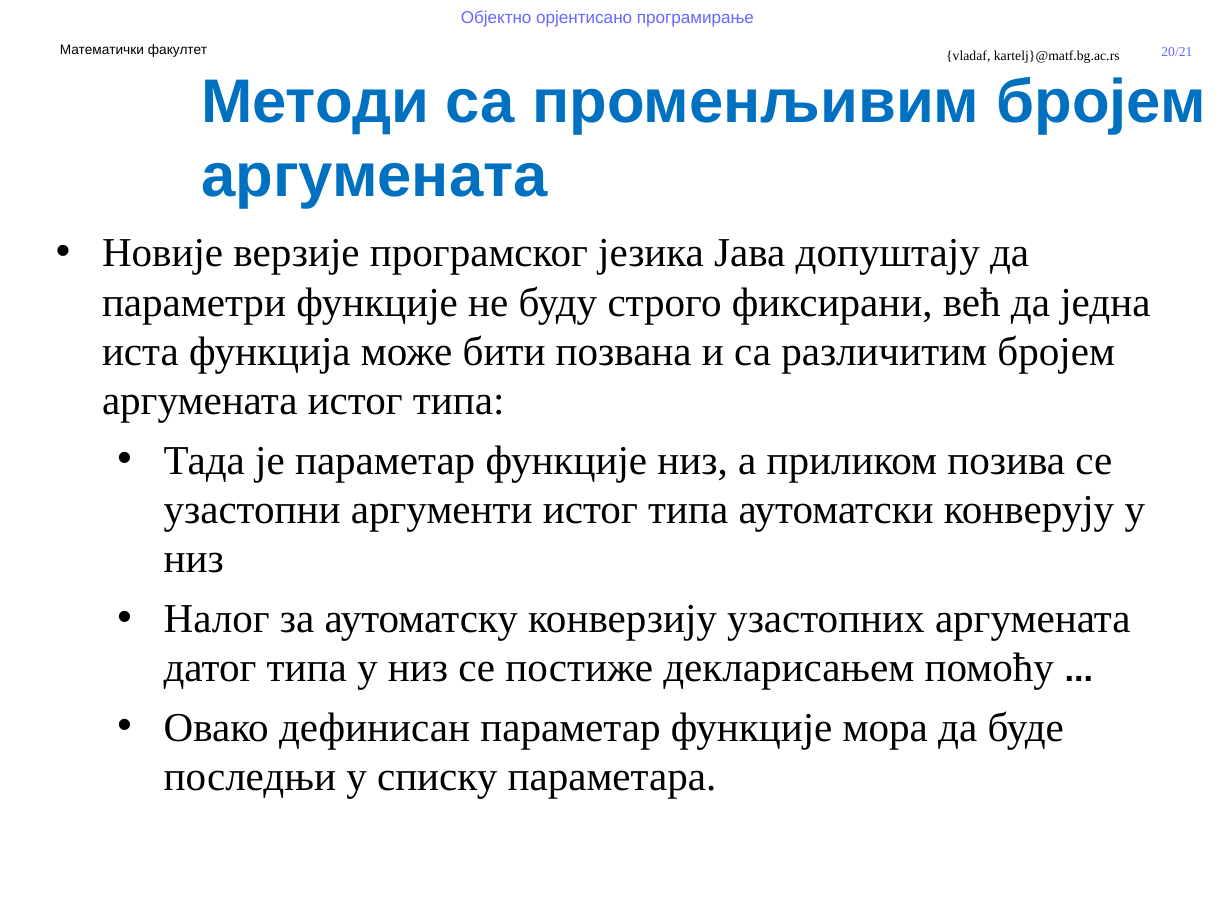
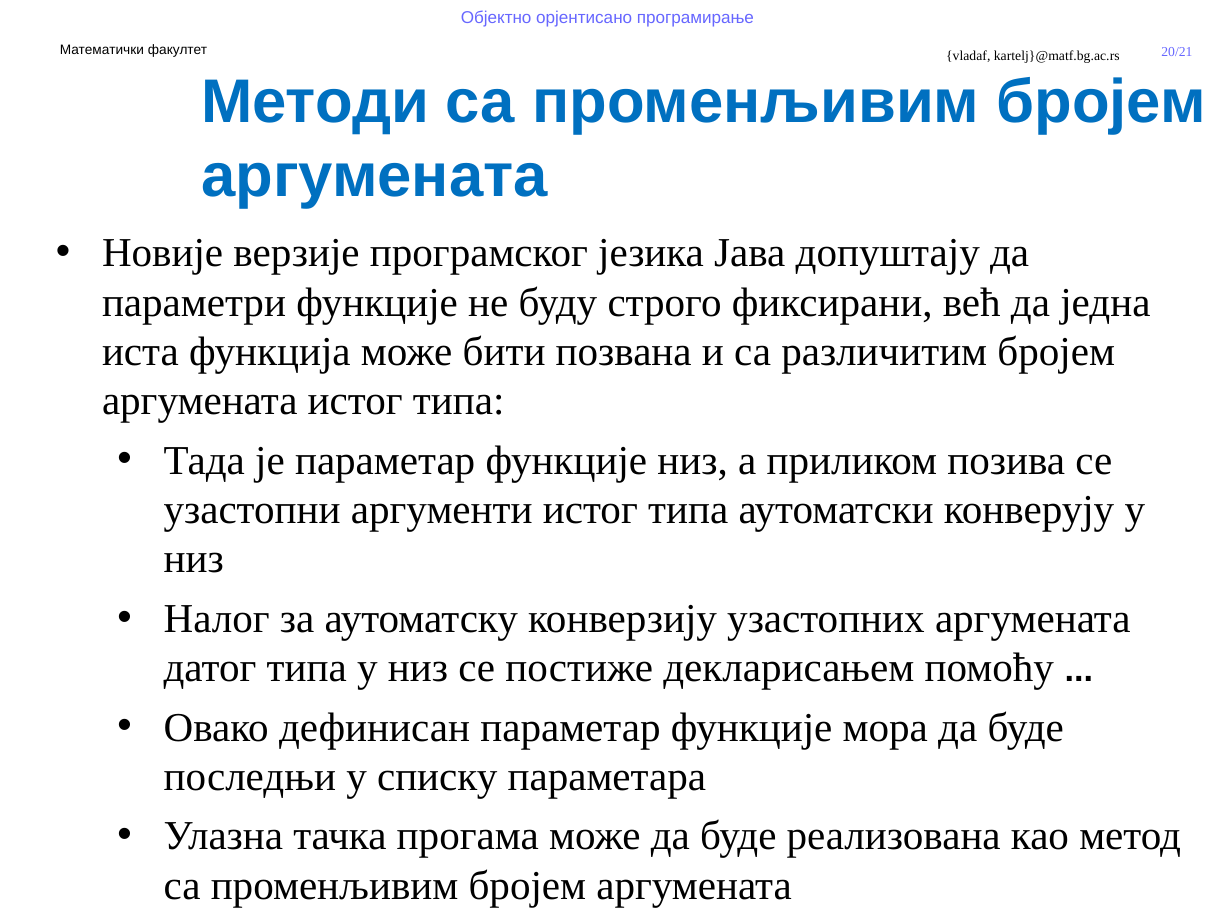
Before and after one commit to MatfOOP/OOP, a slide deck: slide 20 of predavanja/prezentacije/OOP08-Nizovi u Javi.pptx. Drawn at 1232x924 pixels with LibreOffice and Linux fonts; fonts in the diff are those of the drawing; background and template pictures are left out. Boxes give left, top, right and bottom in pixels: in the first picture for what was removed or moved away, otherwise in the second. Text is boxed around its words. In the diff, an @@ line names an element or a change of style, - is before the commit and + after.

```diff
--- a/predavanja/prezentacije/OOP08-Nizovi u Javi.pptx
+++ b/predavanja/prezentacije/OOP08-Nizovi u Javi.pptx
@@ text at (x1=164, y1=711, x2=1181, y2=907): text changed @@
-  • Овако дефинисан параметар функције мора да буде последњи у списку параметара.
+  • Овако дефинисан параметар функције мора да буде последњи у списку параметара
+  • Улазна тачка прогама може да буде реализована као метод са променљивим бројем аргумената
```
Also in this commit, not shown: 1 other slide changed, 12 other files.
